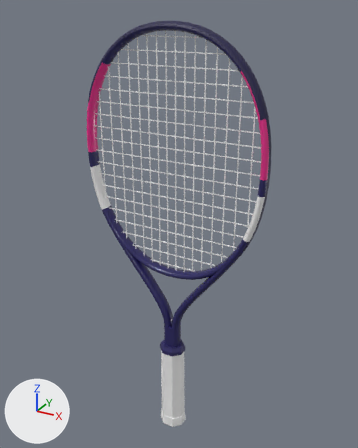
The glTF model assets/realistic/babolat-b-fly-25-2023.glb: old version first, new version second.
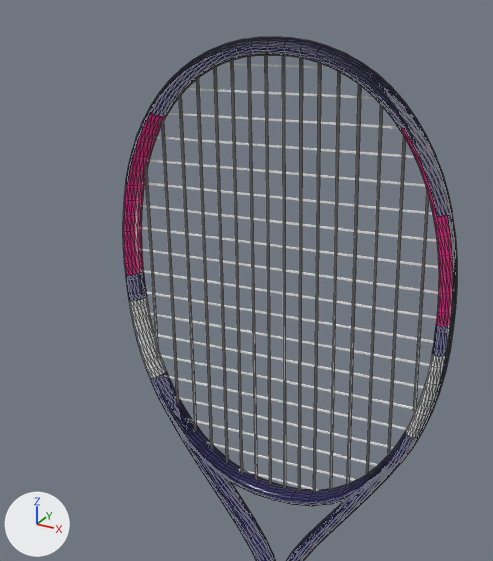
Each version appears first whole from a 50 mm lens placed at (0.322, -0.564, 0.651), pointed at (0.0, 0.021, 0.359), and next in a close-up on the part from 5% to 81% of the width and 0% to 69% of the height. Every picture has the same lights, and +X, +Y and +Z are marked at lower left. The last two pictures show the newer version. The close-ups show mesh edges as thin lines. Where no turn or scale is listed for an object, it has been applied to the vertices. Vertices at exactly the same position are counted once.

The first close-up shows 'bumper', 'frame', 'grommets', 'strings_crosses', 'strings_mains'.
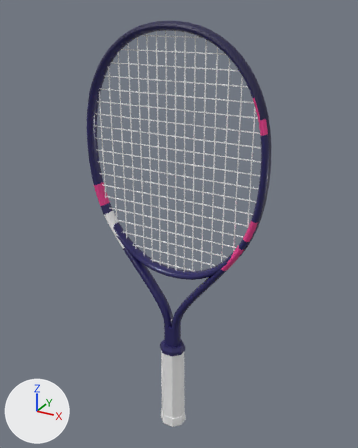
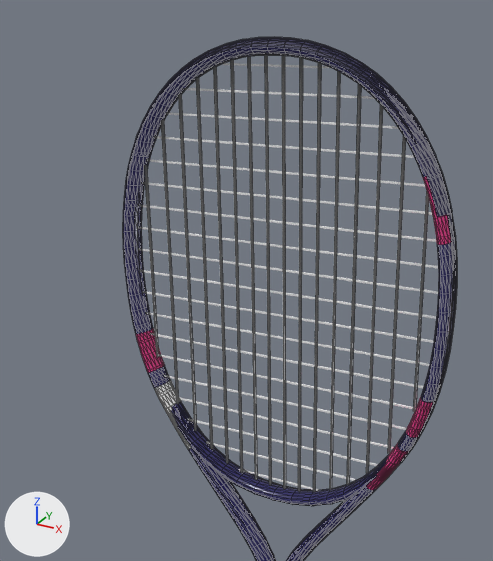
Location of each change, [x1, y1, x2, y2] in pixels of the close-ups (493 x 561 px; the box of a moved part takes in the faces that stretch with it):
part 1 of me_frame, reshaped
    before: [125, 260, 149, 311]
    after: [134, 320, 192, 450]
part 2 of me_frame, reshaped
    before: [430, 311, 451, 368]
    after: [347, 381, 439, 510]
part 3 of me_frame, moved or reshaped
    before: [150, 102, 173, 118]
    after: [123, 141, 155, 216]
part 4 of me_frame, moved or reshaped
    before: [392, 115, 404, 133]
    after: [418, 164, 452, 256]
part 5 of me_frame, recoloured
    both: [123, 114, 453, 481]

The change in detail:
me_frame is used by ob_frame; location (0.0, 0.0, 0.3938).
me_frame had 1752 vertices, 3444 faces and spanned x -0.138..0.138, y -0.01..0.01, z -0.241..0.241.
me_frame now has 1944 vertices, 3828 faces and spans x -0.138..0.138, y -0.01..0.01, z -0.241..0.241.
me_frame part 1: 32 vertices removed from x -0.138..-0.126, y -0.01..0.01, z 0.04..0.063; 112 vertices added at x -0.132..-0.075, y -0.01..0.01, z -0.084..0.015.
me_frame part 2: 32 vertices removed from x 0.126..0.138, y -0.01..0.01, z 0.04..0.063; 112 vertices added at x 0.075..0.132, y -0.01..0.01, z -0.084..0.015.
me_frame part 3: 16 vertices removed from x -0.103..-0.095, y -0.01..0.01, z 0.186..0.193; 32 vertices added at x -0.135..-0.111, y -0.01..0.01, z 0.117..0.163.
me_frame part 4: 16 vertices removed from x 0.095..0.103, y -0.01..0.01, z 0.186..0.193; 32 vertices added at x 0.111..0.135, y -0.01..0.01, z 0.117..0.163.
me_frame part 5: 768 kept faces spanning x -0.138..0.138, y -0.01..0.01, z -0.068..0.192 get new vertex colours.
